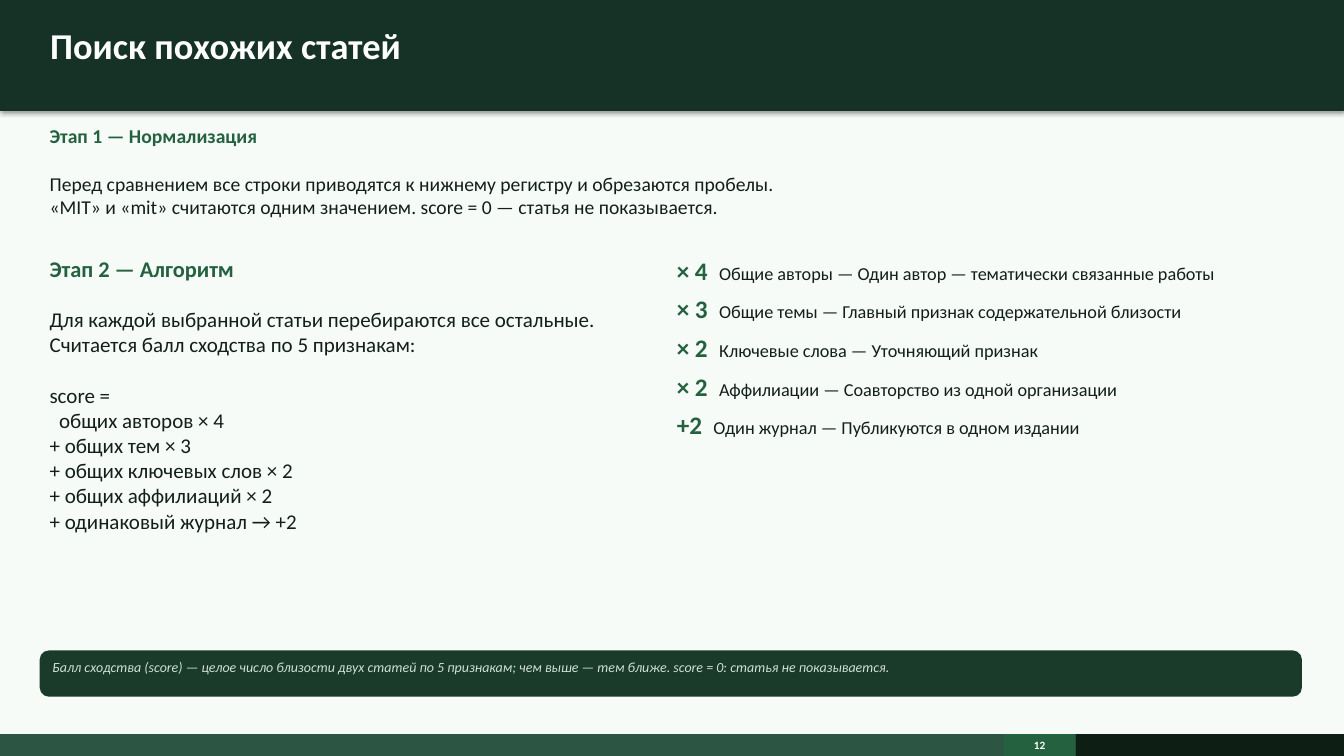
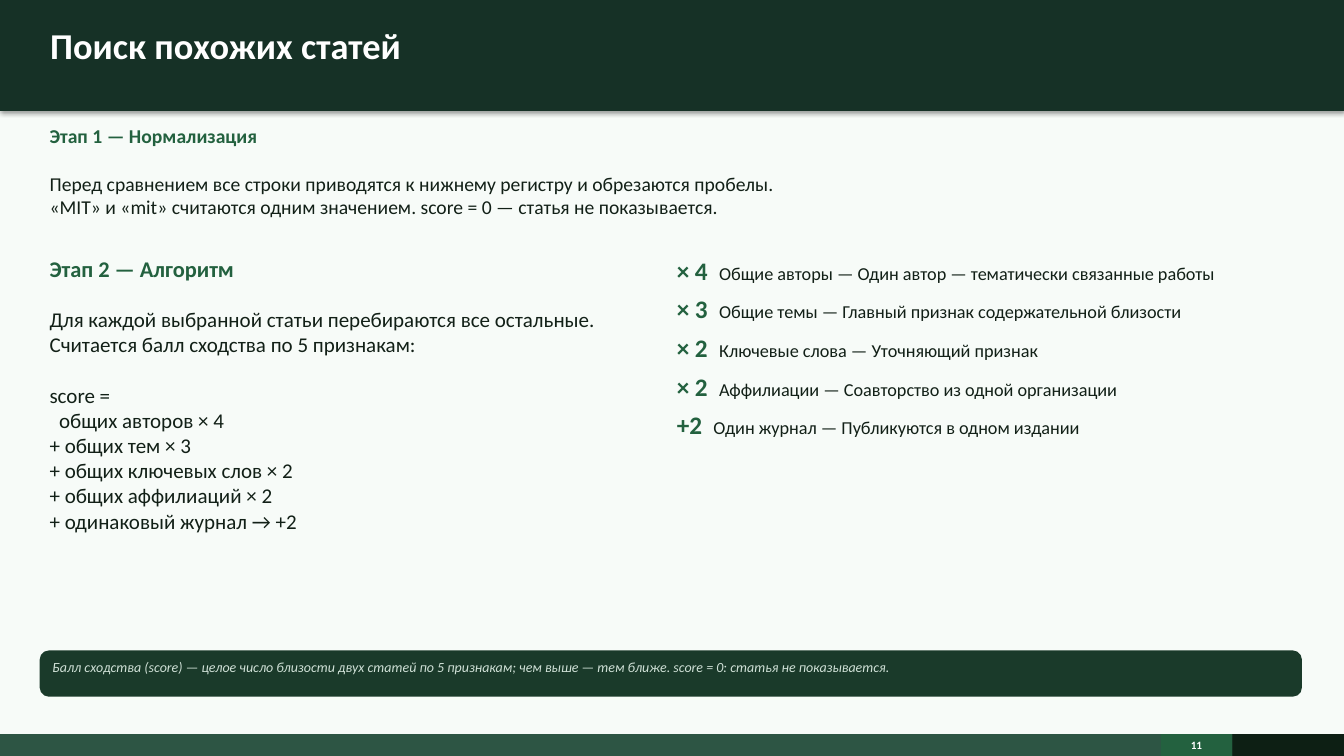
Before and after one commit to surnova2703/muiv3year, a slide deck: slide 11 of docs/Визуализация науки на основе метаданных публикаций и журналов.pptx (slide 12 before the commit). Drawn at 1344x756 pixels with LibreOffice and Linux fonts; fonts in the diff are those of the drawing. Boxes give left, top, right and bottom in pixels: in the first picture for what was removed or moved away, otherwise in the second. Text is boxed around its words. In the diff, an @@ line names an element or a change of style, - is before the commit and + after.

```diff
--- a/docs/Визуализация науки на основе метаданных публикаций и журналов.pptx
+++ b/docs/Визуализация науки на основе метаданных публикаций и журналов.pptx
@@ rectangle: place and size @@
-rectangle at [0,734,1076,756]
+rectangle at [0,734,1173,756]
@@ rectangle "11": place and size @@
-rectangle "11" at [1004,734,1076,756]
+rectangle "11" at [1160,734,1232,756]
@@ rectangle: place and size @@
-rectangle at [1016,734,1076,756]
+rectangle at [1173,734,1232,756]
@@ text in rectangle at [1191,741,1202,749]: text changed @@
-12
+11
```
Also in this commit, not shown: 11 other slides changed, 1 slide removed.
